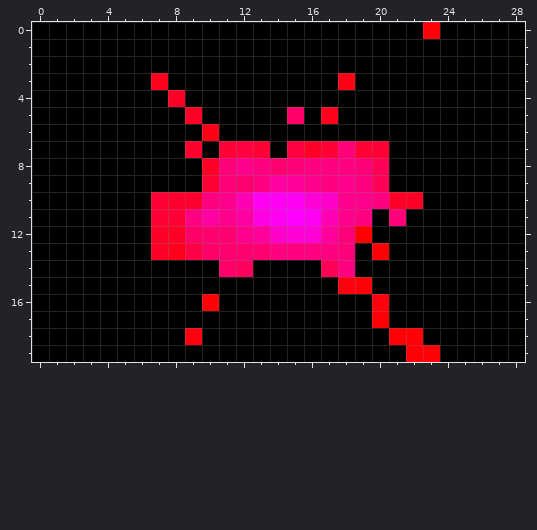
File history of a pixel-art sprite, output1.png. Above, as it was before the edit.
Colours within 5 levels of each other are drawn and written as one.
The same view after the edit:
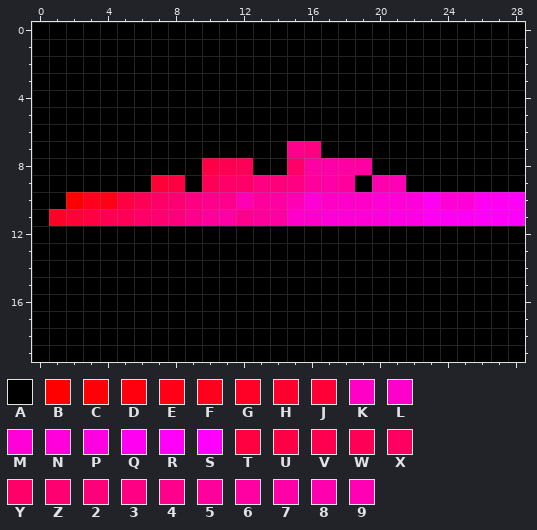
Palette (. is transparent): A #000000  B #ff0000  C #ff0007  D #ff000e  E #ff0016  F #ff001d  G #ff0026  H #ff002e  J #ff0037  K #ff00c5  L #ff00cb  M #ff00d6  N #ff00dc  P #ff00e2  Q #ff00f3  R #ff00f9  S #ff00ff  T #ff0040  U #ff0046  V #ff0051  W #ff0057  X #ff0060  Y #ff0068  Z #ff0071  2 #ff007b  3 #ff0082  4 #ff008c  5 #ff009c  6 #ff00a2  7 #ff00a8  8 #ff00ae  9 #ff00b4
What changed:
file 29x20 -> 290x200 pixels (blocks of 1x1 -> 10x10; one block is one cell here)
Changed rows in their new state; - is an unchanged pixel.
first column x 1:
 0 ----------------------A-----
 3 ------A----------A----------
 4 -------A--------------------
 5 --------A-----A-A-----------
 6 ---------A------------------
 7 --------A-AAA-43AAAA--------
 8 ---------UVWAAY6766A--------
 9 ------JT-WYY-23575A89-------
10 -BFETWYZ34--569-KLLMMNQMMQQR
11 GJTVWYZ2456456LLMMMNPPQQQRRS
12 ------AAAAAAAAAAAAA---------
13 ------AAAAAAAAAAAA-A--------
14 ----------AA----AA----------
15 -----------------AA---------
16 ---------A---------A--------
17 -------------------A--------
18 --------A-----------AA------
19 ---------------------AA-----
